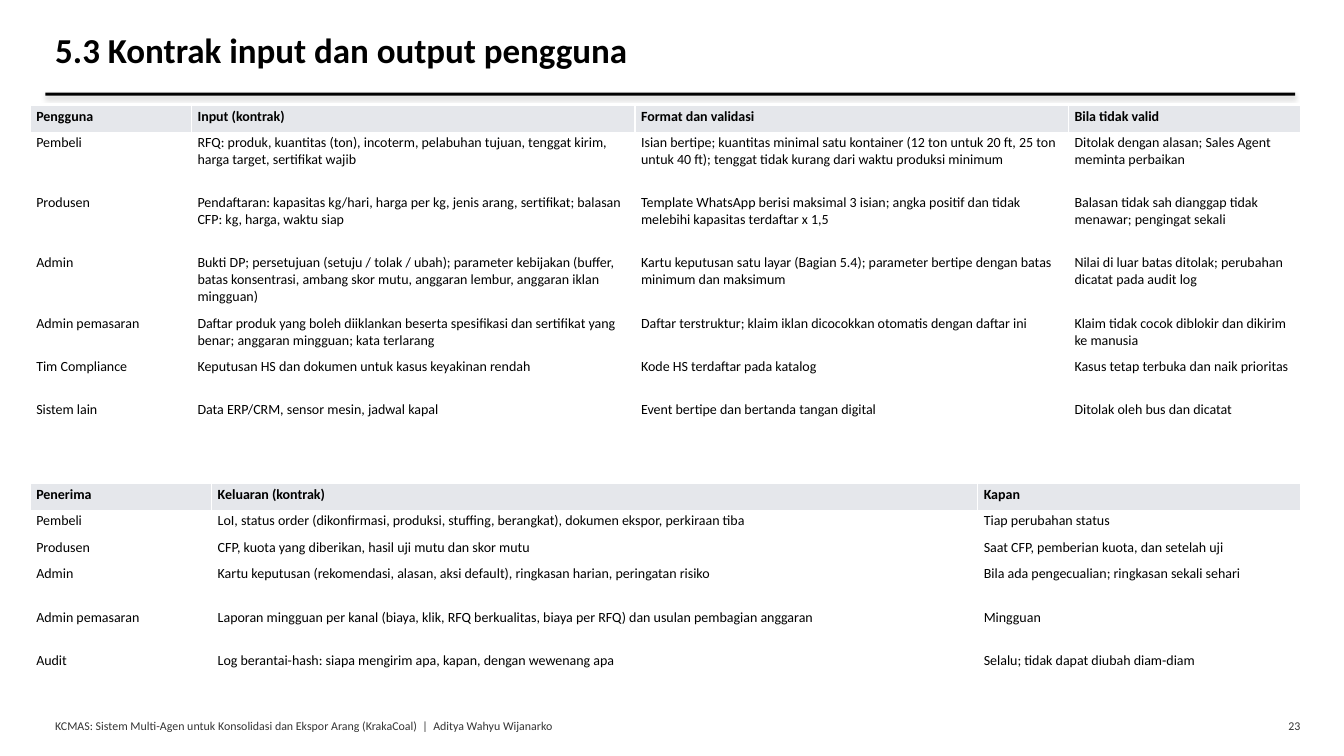
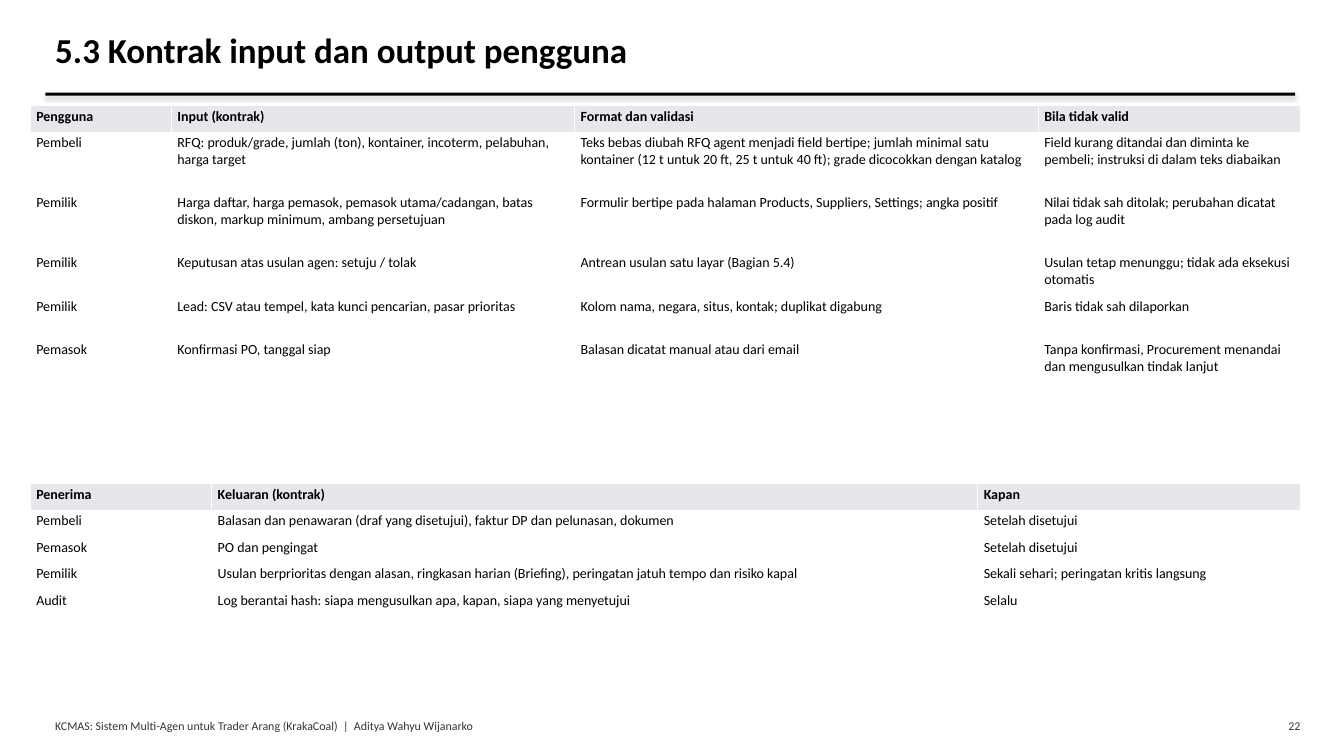
Before and after one commit to AdityaIKO/Agentic-Enterprise, a slide deck: slide 22 of docs/Presentasi_Tugas1.pptx (slide 23 before the commit). Drawn at 1344x756 pixels with LibreOffice and Linux fonts; fonts in the diff are those of the drawing. Boxes give left, top, right and bottom in pixels: in the first picture for what was removed or moved away, otherwise in the second. Text is boxed around its words. In the diff, an @@ line names an element or a change of style, - is before the commit and + after.

```diff
--- a/docs/Presentasi_Tugas1.pptx
+++ b/docs/Presentasi_Tugas1.pptx
@@ table at box(30, 106, 1301, 400) @@
-row 2: Pembeli | RFQ: produk, kuantitas (ton), incoterm, pelabuhan tujuan, tenggat kirim, harga target, sertifikat wajib | Isian bertipe; kuantitas minimal satu kontainer (12 ton untuk 20 ft, 25 ton untuk 40 ft); tenggat tidak kurang dari waktu produksi minimum | Ditolak dengan alasan; Sales Agent meminta perbaikan
-row 3: Produsen | Pendaftaran: kapasitas kg/hari, harga per kg, jenis arang, sertifikat; balasan CFP: kg, harga, waktu siap | Template WhatsApp berisi maksimal 3 isian; angka positif dan tidak melebihi kapasitas terdaftar x 1,5 | Balasan tidak sah dianggap tidak menawar; pengingat sekali
-row 4: Admin | Bukti DP; persetujuan (setuju / tolak / ubah); parameter kebijakan (buffer, batas konsentrasi, ambang skor mutu, anggaran lembur, anggaran iklan mingguan) | Kartu keputusan satu layar (Bagian 5.4); parameter bertipe dengan batas minimum dan maksimum | Nilai di luar batas ditolak; perubahan dicatat pada audit log
-row 5: Admin pemasaran | Daftar produk yang boleh diiklankan beserta spesifikasi dan sertifikat yang benar; anggaran mingguan; kata terlarang | Daftar terstruktur; klaim iklan dicocokkan otomatis dengan daftar ini | Klaim tidak cocok diblokir dan dikirim ke manusia
-row 6: Tim Compliance | Keputusan HS dan dokumen untuk kasus keyakinan rendah | Kode HS terdaftar pada katalog | Kasus tetap terbuka dan naik prioritas
-row 7: Sistem lain | Data ERP/CRM, sensor mesin, jadwal kapal | Event bertipe dan bertanda tangan digital | Ditolak oleh bus dan dicatat
+row 2: Pembeli | RFQ: produk/grade, jumlah (ton), kontainer, incoterm, pelabuhan, harga target | Teks bebas diubah RFQ agent menjadi field bertipe; jumlah minimal satu kontainer (12 t untuk 20 ft, 25 t untuk 40 ft); grade dicocokkan dengan katalog | Field kurang ditandai dan diminta ke pembeli; instruksi di dalam teks diabaikan
+row 3: Pemilik | Harga daftar, harga pemasok, pemasok utama/cadangan, batas diskon, markup minimum, ambang persetujuan | Formulir bertipe pada halaman Products, Suppliers, Settings; angka positif | Nilai tidak sah ditolak; perubahan dicatat pada log audit
+row 4: Pemilik | Keputusan atas usulan agen: setuju / tolak | Antrean usulan satu layar (Bagian 5.4) | Usulan tetap menunggu; tidak ada eksekusi otomatis
+row 5: Pemilik | Lead: CSV atau tempel, kata kunci pencarian, pasar prioritas | Kolom nama, negara, situs, kontak; duplikat digabung | Baris tidak sah dilaporkan
+row 6: Pemasok | Konfirmasi PO, tanggal siap | Balasan dicatat manual atau dari email | Tanpa konfirmasi, Procurement menandai dan mengusulkan tindak lanjut
@@ table at box(30, 484, 1301, 617) @@
-row 2: Pembeli | LoI, status order (dikonfirmasi, produksi, stuffing, berangkat), dokumen ekspor, perkiraan tiba | Tiap perubahan status
-row 3: Produsen | CFP, kuota yang diberikan, hasil uji mutu dan skor mutu | Saat CFP, pemberian kuota, dan setelah uji
-row 4: Admin | Kartu keputusan (rekomendasi, alasan, aksi default), ringkasan harian, peringatan risiko | Bila ada pengecualian; ringkasan sekali sehari
-row 5: Admin pemasaran | Laporan mingguan per kanal (biaya, klik, RFQ berkualitas, biaya per RFQ) dan usulan pembagian anggaran | Mingguan
-row 6: Audit | Log berantai-hash: siapa mengirim apa, kapan, dengan wewenang apa | Selalu; tidak dapat diubah diam-diam
+row 2: Pembeli | Balasan dan penawaran (draf yang disetujui), faktur DP dan pelunasan, dokumen | Setelah disetujui
+row 3: Pemasok | PO dan pengingat | Setelah disetujui
+row 4: Pemilik | Usulan berprioritas dengan alasan, ringkasan harian (Briefing), peringatan jatuh tempo dan risiko kapal | Sekali sehari; peringatan kritis langsung
+row 5: Audit | Log berantai hash: siapa mengusulkan apa, kapan, siapa yang menyetujui | Selalu
@@ text at box(55, 721, 473, 732): text changed @@
-KCMAS: Sistem Multi-Agen untuk Konsolidasi dan Ekspor Arang (KrakaCoal) | Aditya Wahyu Wijanarko
+KCMAS: Sistem Multi-Agen untuk Trader Arang (KrakaCoal) | Aditya Wahyu Wijanarko
@@ text at box(1288, 722, 1300, 730): text changed @@
-23
+22
```
Also in this commit, not shown: 27 other slides changed, 25 slides added, 22 slides removed, 53 other files.
